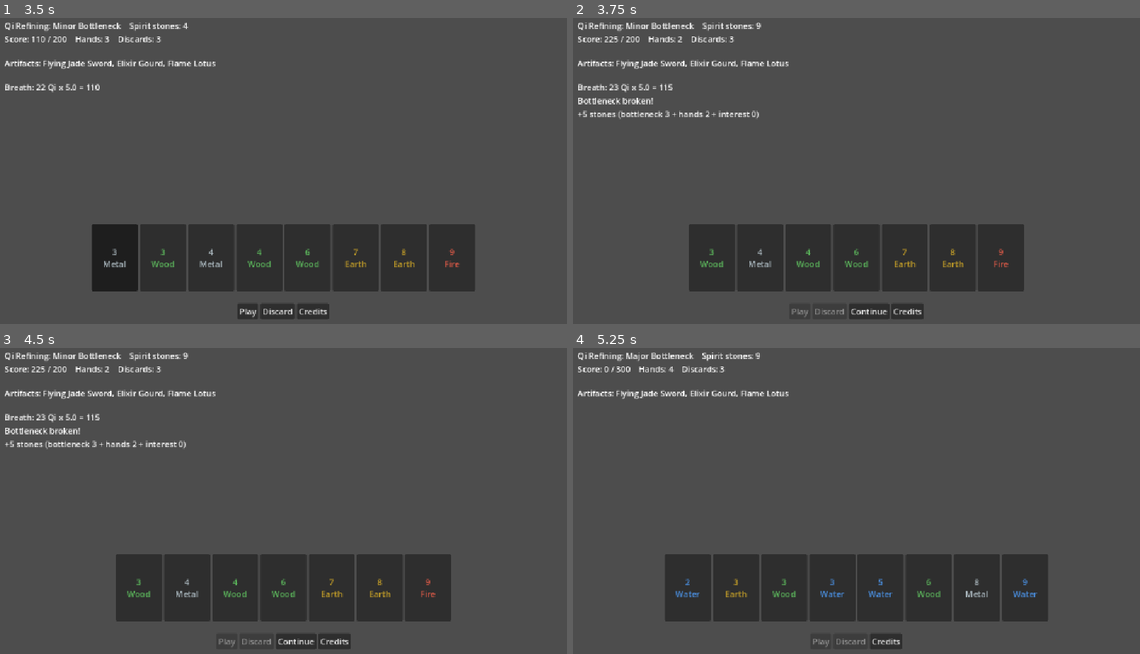
Above: before the commit, frames 1-4 (two rows, left to right).
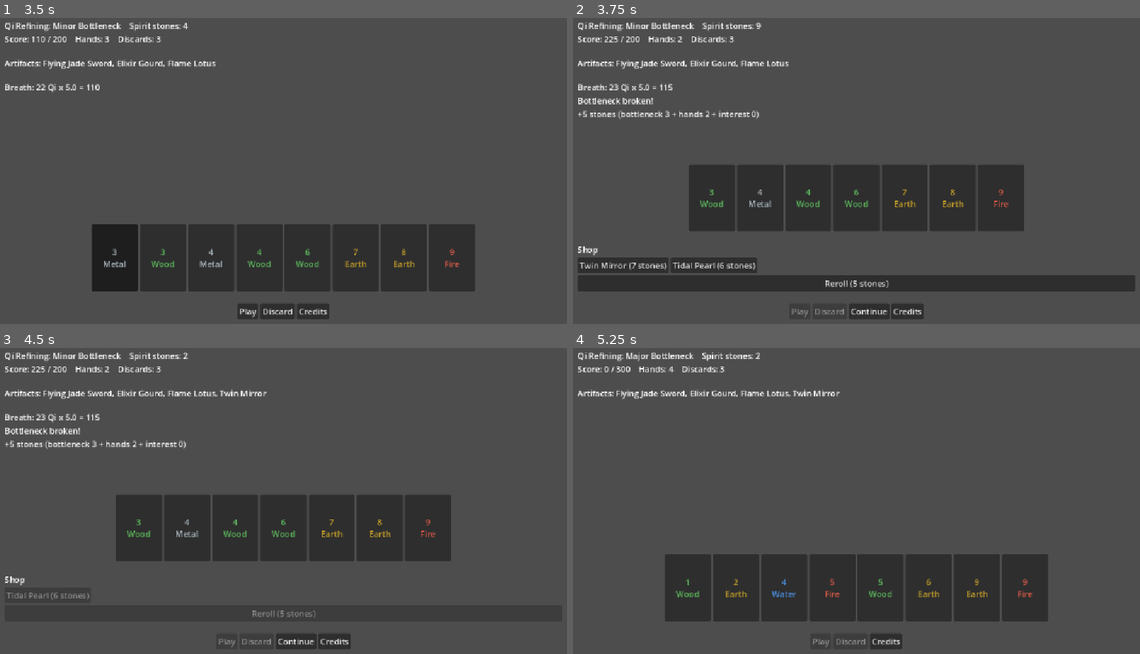
Above: after the commit, the same moments.

Repository: BazeOnigiri/deckbuilder-cultivation
Game: Godot game, scene res://ui/main/main.tscn
Two runs of this game, one before a commit and one after it. Both use one fixed random seed, a clock stepped at 60 frames per second and the inputs below.
Inputs (mouse positions are in pixels of both pictures, inside the frame that each line leads up to):
- Up to frame 1 (3.5 s): click "New run" at 0.5 s; click "2 Water" at 1.25 s; click "Play" at 2 s; click "3 Metal" at 2.75 s
- Up to frame 2 (3.75 s): click "Play" at 3.5 s
- Up to frame 3 (4.5 s): click (51, 595) at 4.25 s, where only the run after the commit has a clickable "Twin Mirror (7 stones)"
- Up to frame 4 (5.25 s): click "Continue" at 5 s

Frame 1 is identical in both runs. In frame 2, 22% of the frame differs, in the area x 0-100%, y 48-90%; in frame 3, 19%; in frame 4, 0.7%.

Commit message:
feat(shop): ajoute la boutique d'artefacts entre les goulots

Diff:
--- /dev/null
+++ b/content/rules/boutique_base.tres
@@ -0,0 +1,11 @@
+[gd_resource type="Resource" script_class="ShopRules" format=3]
+
+[ext_resource type="Script" path="res://core/shop/shop_rules.gd" id="1"]
+
+[resource]
+script = ExtResource("1")
+id = &"boutique_base"
+offer_count = 2
+reroll_base_cost = 5
+reroll_cost_step = 1
+max_artifacts = 5
--- /dev/null
+++ b/core/shop/shop_rules.gd
@@ -0,0 +1,15 @@
+class_name ShopRules
+extends Resource
+## Regles de la boutique en donnees.
+
+@export var id: StringName = &""
+@export var offer_count: int = 0
+@export var reroll_base_cost: int = 0
+## Le cout de relance augmente de ce montant a chaque relance, et repart de la base a chaque visite.
+@export var reroll_cost_step: int = 0
+@export var max_artifacts: int = 0
+
+
+func is_valid() -> bool:
+	return (not id.is_empty() and offer_count > 0 and reroll_base_cost >= 0
+		and reroll_cost_step >= 0 and max_artifacts > 0)
--- /dev/null
+++ b/core/shop/shop_state.gd
@@ -0,0 +1,62 @@
+class_name ShopState
+extends RefCounted
+## Boutique entre deux goulots : offres tirees au hasard (RNG injectee), achat et relance. Logique pure.
+
+var offers: Array[ArtifactDefinition] = []
+var reroll_cost: int
+
+var _run: RunState
+var _catalog: Array[ArtifactDefinition]
+var _rules: ShopRules
+var _rng: RandomNumberGenerator
+
+
+func _init(run: RunState, catalog: Array[ArtifactDefinition], rules: ShopRules, rng: RandomNumberGenerator) -> void:
+	_run = run
+	_catalog = catalog
+	_rules = rules
+	_rng = rng
+	reroll_cost = rules.reroll_base_cost
+	_roll_offers()
+
+
+func can_buy(index: int) -> bool:
+	return (index >= 0 and index < offers.size()
+		and _run.artifacts.size() < _rules.max_artifacts
+		and _run.stones >= offers[index].price)
+
+
+func buy(index: int) -> bool:
+	if not can_buy(index):
+		return false
+	var artifact: ArtifactDefinition = offers[index]
+	_run.stones -= artifact.price
+	_run.artifacts.append(artifact)
+	offers.remove_at(index)
+	return true
+
+
+func can_reroll() -> bool:
+	return _run.stones >= reroll_cost
+
+
+func reroll() -> bool:
+	if not can_reroll():
+		return false
+	_run.stones -= reroll_cost
+	reroll_cost += _rules.reroll_cost_step
+	_roll_offers()
+	return true
+
+
+## Jamais un artefact deja possede, jamais deux fois le meme. Compare par id, pas par instance.
+func _roll_offers() -> void:
+	var owned: Dictionary = {}
+	for artifact: ArtifactDefinition in _run.artifacts:
+		owned[artifact.id] = true
+	var pool: Array[ArtifactDefinition] = []
+	for artifact: ArtifactDefinition in _catalog:
+		if not owned.has(artifact.id):
+			pool.append(artifact)
+	RngUtils.shuffle(pool, _rng)
+	offers.assign(pool.slice(0, _rules.offer_count))
--- a/localization/textes.csv
+++ b/localization/textes.csv
@@ -50,3 +50,6 @@
 ARTIFACT_MIROIR_JUMEAU_DESC,x2 Compréhension si la main est une Paire ou une Double paire.,x2 Comprehension if the hand is a Pair or Two Pair.
 UI_ARTIFACTS,Artefacts : %s,Artifacts: %s
 UI_NONE,aucun,none
+UI_SHOP,Boutique,Shop
+UI_SHOP_OFFER,%s (%d pierres),%s (%d stones)
+UI_SHOP_REROLL,Relancer (%d pierres),Reroll (%d stones)
--- a/ui/round/round_screen.gd
+++ b/ui/round/round_screen.gd
@@ -6,11 +6,15 @@
 const DECK_PATH := "res://content/decks/paquet_depart.tres"
 const RULES_PATH := "res://content/rules/regles_base.tres"
 const ECONOMY_PATH := "res://content/rules/economie_base.tres"
+const SHOP_RULES_PATH := "res://content/rules/boutique_base.tres"
 
 var _run: RunState
 var _round: RoundState
 var _rules: RoundRules
 var _stage: String = ""
+var _rng: RandomNumberGenerator
+var _shop_rules: ShopRules
+var _artifact_catalog: Array[ArtifactDefinition]
 
 ## Debug : artefacts donnes au debut de la run (inspecteur de la scene). Ignores dans une build release.
 @export var debug_artifacts: Array[ArtifactDefinition] = []
@@ -24,13 +28,16 @@
 @onready var _menu_button: Button = %MenuButton
 @onready var _credits_button: Button = %CreditsButton
 @onready var _artifacts_label: Label = %Artifacts
+@onready var _shop_panel: ShopPanel = %ShopPanel
 
 
 func _ready() -> void:
 	_rules = load(RULES_PATH)
-	var rng := RandomNumberGenerator.new()
-	rng.randomize()
-	var deck := DeckState.new(load(DECK_PATH), rng)
+	_rng = RandomNumberGenerator.new()
+	_rng.randomize()
+	_shop_rules = load(SHOP_RULES_PATH)
+	_artifact_catalog = ArtifactCatalog.load_definitions()
+	var deck := DeckState.new(load(DECK_PATH), _rng)
 	var evaluator := HandEvaluator.new(HandCatalog.load_definitions())
 	_run = RunState.new(deck, _rules, evaluator, RunProgress.new(RealmCatalog.load_definitions()), load(ECONOMY_PATH))
 	if OS.is_debug_build():
@@ -43,6 +50,7 @@
 	_continue_button.pressed.connect(_on_continue_pressed)
 	_menu_button.pressed.connect(menu_requested.emit)
 	_credits_button.pressed.connect(_show_credits)
+	_shop_panel.changed.connect(_refresh)
 	_continue_button.hide()
 	_menu_button.hide()
 	_run.start()
@@ -108,6 +116,7 @@
 
 
 func _on_continue_pressed() -> void:
+	_shop_panel.hide()
 	_continue_button.hide()
 	_run.next_round()
 	_refresh()
@@ -120,6 +129,7 @@
 func _on_round_won(reward: RoundReward) -> void:
 	_last_hand.text += "\n" + tr("UI_ROUND_WON")
 	_last_hand.text += "\n" + tr("UI_REWARD") % [reward.total(), reward.base, reward.hands, reward.interest]
+	_shop_panel.open(ShopState.new(_run, _artifact_catalog, _shop_rules, _rng))
 	_continue_button.show()
 
 
--- a/ui/round/round_screen.tscn
+++ b/ui/round/round_screen.tscn
@@ -5,6 +5,7 @@
 [ext_resource type="Resource" path="res://content/artifacts/artefact_epee_volante.tres" id="3_ogkl3"]
 [ext_resource type="Resource" path="res://content/artifacts/artefact_gourde_elixir.tres" id="4_ubaed"]
 [ext_resource type="Resource" path="res://content/artifacts/artefact_lotus_flamme.tres" id="5_1t274"]
+[ext_resource type="Script" path="res://ui/shop/shop_panel.gd" id="shop_panel"]
 
 [node name="RoundScreen" type="Control" unique_id=1153754067]
 layout_mode = 3
@@ -51,6 +52,12 @@
 layout_mode = 2
 alignment = 1
 
+[node name="ShopPanel" type="VBoxContainer" parent="Margin/Layout"]
+unique_name_in_owner = true
+visible = false
+layout_mode = 2
+script = ExtResource("shop_panel")
+
 [node name="Actions" type="HBoxContainer" parent="Margin/Layout" unique_id=198904807]
 layout_mode = 2
 alignment = 1
--- /dev/null
+++ b/ui/shop/shop_panel.gd
@@ -0,0 +1,52 @@
+class_name ShopPanel
+extends VBoxContainer
+## Boutique affichee entre deux goulots. Construite en code : pas de .tscn a maintenir.
+
+signal changed
+
+var _shop: ShopState
+var _title := Label.new()
+var _offers := HBoxContainer.new()
+var _reroll := Button.new()
+
+
+func _ready() -> void:
+	_title.text = "UI_SHOP"
+	add_child(_title)
+	add_child(_offers)
+	add_child(_reroll)
+	_reroll.pressed.connect(_on_reroll_pressed)
+
+
+func open(shop: ShopState) -> void:
+	_shop = shop
+	show()
+	_refresh()
+
+
+func _refresh() -> void:
+	for child: Node in _offers.get_children():
+		_offers.remove_child(child)
+		child.queue_free()
+	for i: int in _shop.offers.size():
+		var artifact: ArtifactDefinition = _shop.offers[i]
+		var button := Button.new()
+		button.text = tr("UI_SHOP_OFFER") % [tr(artifact.name_key), artifact.price]
+		button.tooltip_text = tr(artifact.description_key)
+		button.disabled = not _shop.can_buy(i)
+		button.pressed.connect(_on_buy_pressed.bind(i))
+		_offers.add_child(button)
+	_reroll.text = tr("UI_SHOP_REROLL") % _shop.reroll_cost
+	_reroll.disabled = not _shop.can_reroll()
+
+
+func _on_buy_pressed(index: int) -> void:
+	if _shop.buy(index):
+		changed.emit()
+		_refresh()
+
+
+func _on_reroll_pressed() -> void:
+	if _shop.reroll():
+		changed.emit()
+		_refresh()
Not shown, added: core/shop/shop_rules.gd.uid
Not shown, added: core/shop/shop_state.gd.uid
Binary file changed: localization/textes.en.translation
Binary file changed: localization/textes.fr.translation
Not shown, added: ui/shop/shop_panel.gd.uid
